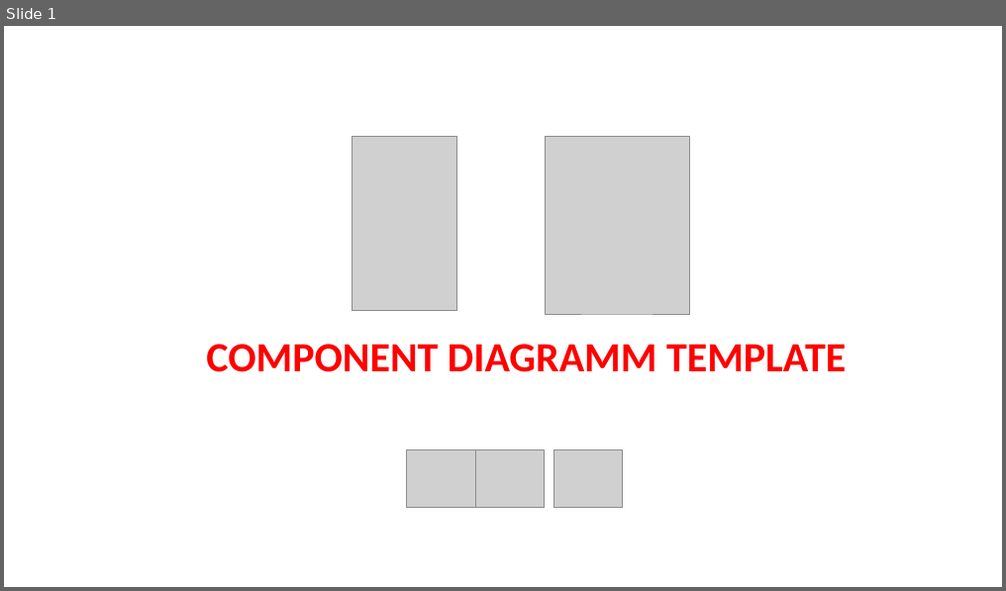
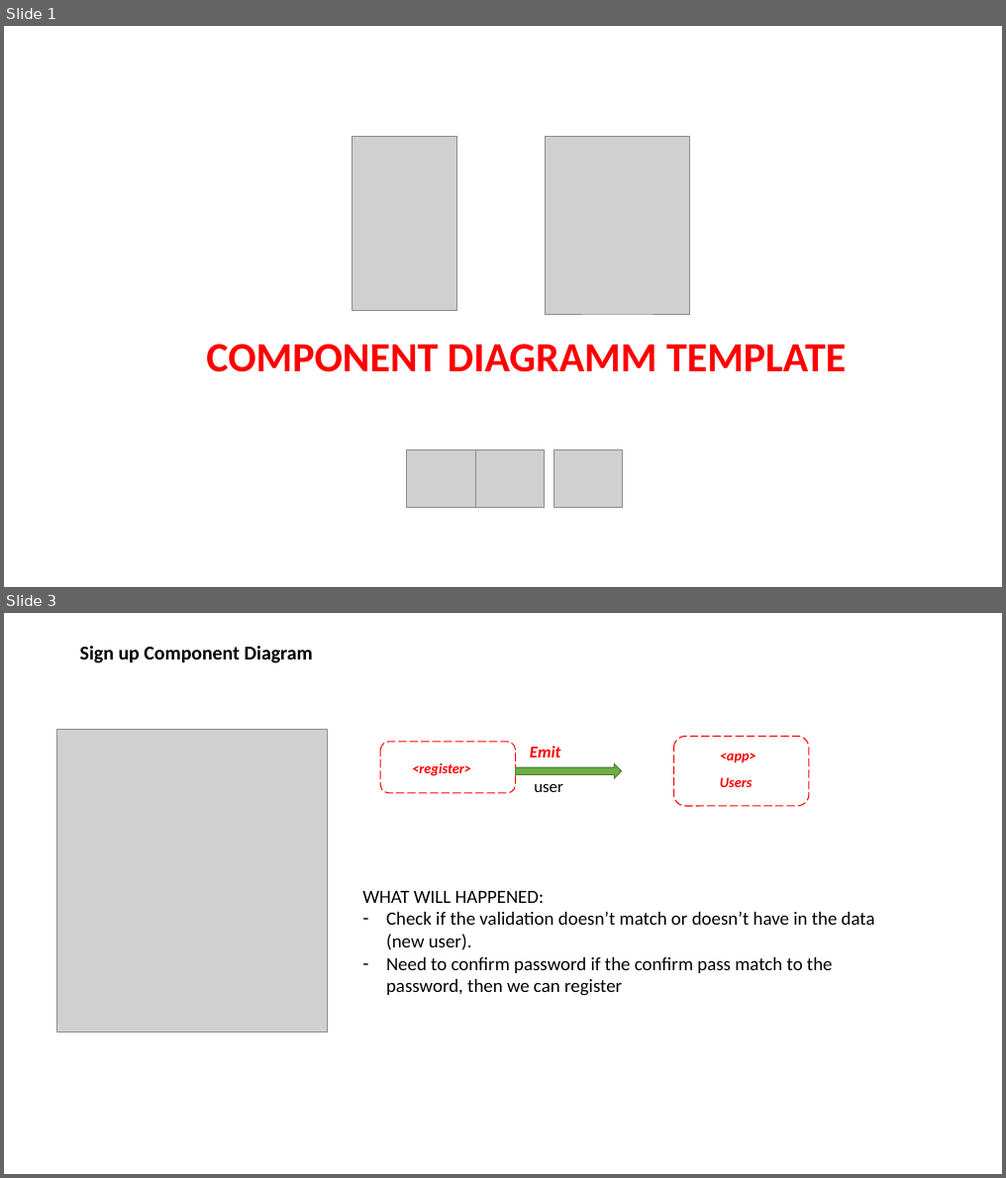
Before and after one commit to pnc-virtual-company/2021-G7-V2-PART1, a slide deck: docs/COMPONENT-DIAGRAM.pptx. Shown one above the other, each under a label of ours: slide 1 before the commit, slides 1 and 3 after it; the slides between them are not shown. The pictures are 1006x591 and 1006x1178 pixels, drawn with LibreOffice and Linux fonts; fonts in the diff are those of the drawing; grey boxes stand for pictures. Boxes give left, top, right and bottom in pixels: in the first picture for what was removed or moved away, otherwise in the second. Text is boxed around its words. In the diff, an @@ line names an element or a change of style, - is before the commit and + after.

```diff
--- a/docs/COMPONENT-DIAGRAM.pptx
+++ b/docs/COMPONENT-DIAGRAM.pptx
@@ slide 3 added at (x1=4, y1=613, x2=1002, y2=1174), background #FFFFFF @@
@@ text added at (x1=80, y1=646, x2=313, y2=663), 18.9 pt, text #000000, bold @@
+Sign up Component Diagram
@@ picture added at (x1=56, y1=729, x2=327, y2=1032) @@
@@ rounded rectangle added at (x1=380, y1=742, x2=515, y2=793), outline #FF0000 1 pt dashed @@
@@ text added at (x1=530, y1=746, x2=560, y2=758), 16 pt, text #FF0000, bold, italic @@
+Emit
@@ rounded rectangle added at (x1=674, y1=737, x2=809, y2=806), outline #FF0000 1 pt dashed @@
@@ text added at (x1=720, y1=753, x2=756, y2=763), 13.7 pt, text #FF0000, bold, italic @@
+<app>
@@ text added at (x1=412, y1=763, x2=471, y2=776), 13.7 pt, text #FF0000, bold, italic @@
+<register>
@@ down arrow added at (x1=516, y1=764, x2=622, y2=778), fill #70AD47, outline #538035 1 pt @@
@@ text added at (x1=534, y1=784, x2=563, y2=792), 16 pt, text #000000 @@
+user
@@ text added at (x1=720, y1=777, x2=752, y2=787), 13.7 pt, text #FF0000, bold, italic @@
+Users
@@ text added at (x1=362, y1=891, x2=875, y2=996), 18 pt, text #000000 @@
+WHAT WILL HAPPENED:
+– Check if the validation doesn’t match or doesn’t have in the data (new user).
+– Need to confirm password if the confirm pass match to the password, then we can register
```
Also in this commit, not shown: 1 other slide added, 2 slides removed, 1 other file.
